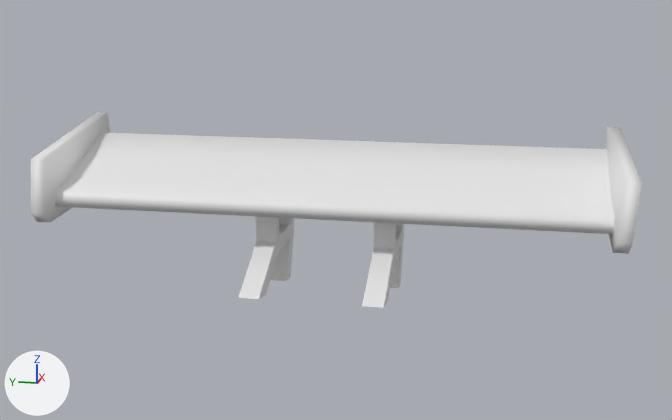
The FBX model Assets/ColdResources/Meshes/spoiler.fbx as it was, and as the next commit left it.
The view is the same before and after, from a 50 mm lens placed at (-2.18, -1.22, 2.43), pointed at (3.7, -0.04, 0.96). Arrows for +X, +Y and +Z are at lower left; the lights stay in place.

Script lines for the objects in view, before the commit:
```python
me_cube_025 = bpy.data.meshes.new('Cube.025')
me_cube_025.from_pydata(...)  # 92 vertices, 70 faces; spans x 3.1..4.27, y -1.91..1.91, z 0.4..1.49
ob_cube = bpy.data.objects.new('Cube', me_cube_025)
ob_cube.location = (0.0, 0.0, 0.0)
```
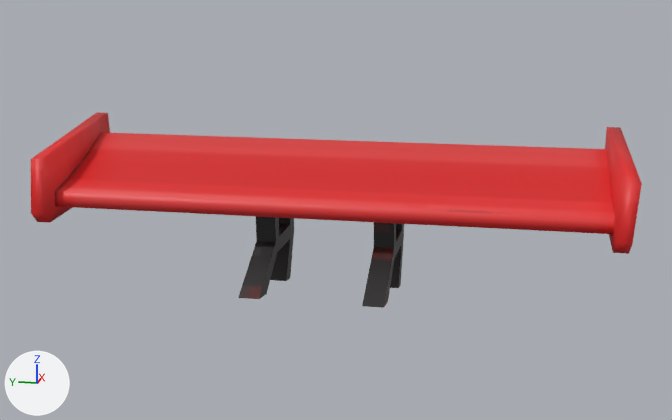
What differs and where, as boxes (x1, y1, x2, y2) in the pictures (672 x 420 px):
'Cube', recoloured (white to red)
    both: (31, 112, 642, 308)

The change in detail:
Picture 'spoiler_col.png' (img_spoiler_col_png) is new.
Material 'Spoiler' (mat_spoiler) is new.
Its texture is img_spoiler_col_png.
me_cube_025 has 92 vertices, 70 faces and spans x 3.1..4.27, y -1.91..1.91, z 0.4..1.49.
me_cube_025 now uses material mat_spoiler (picture img_spoiler_col_png).
